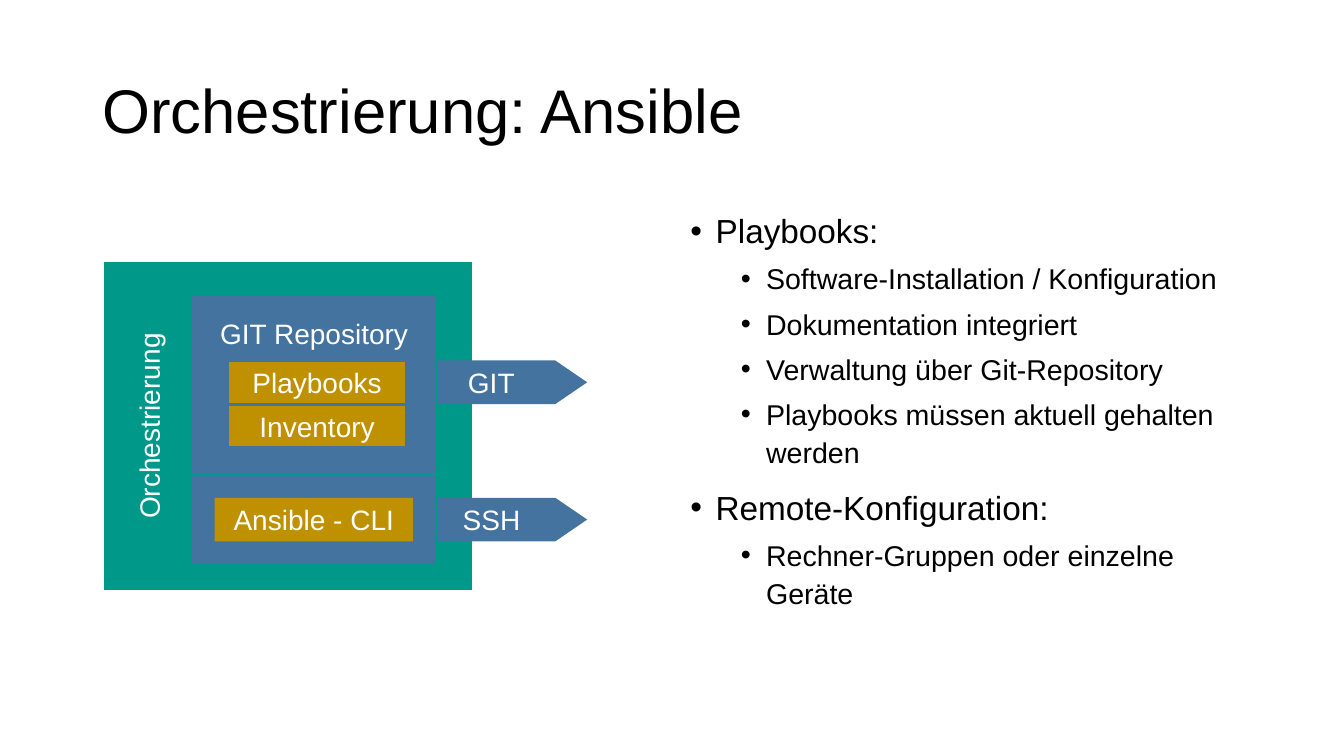
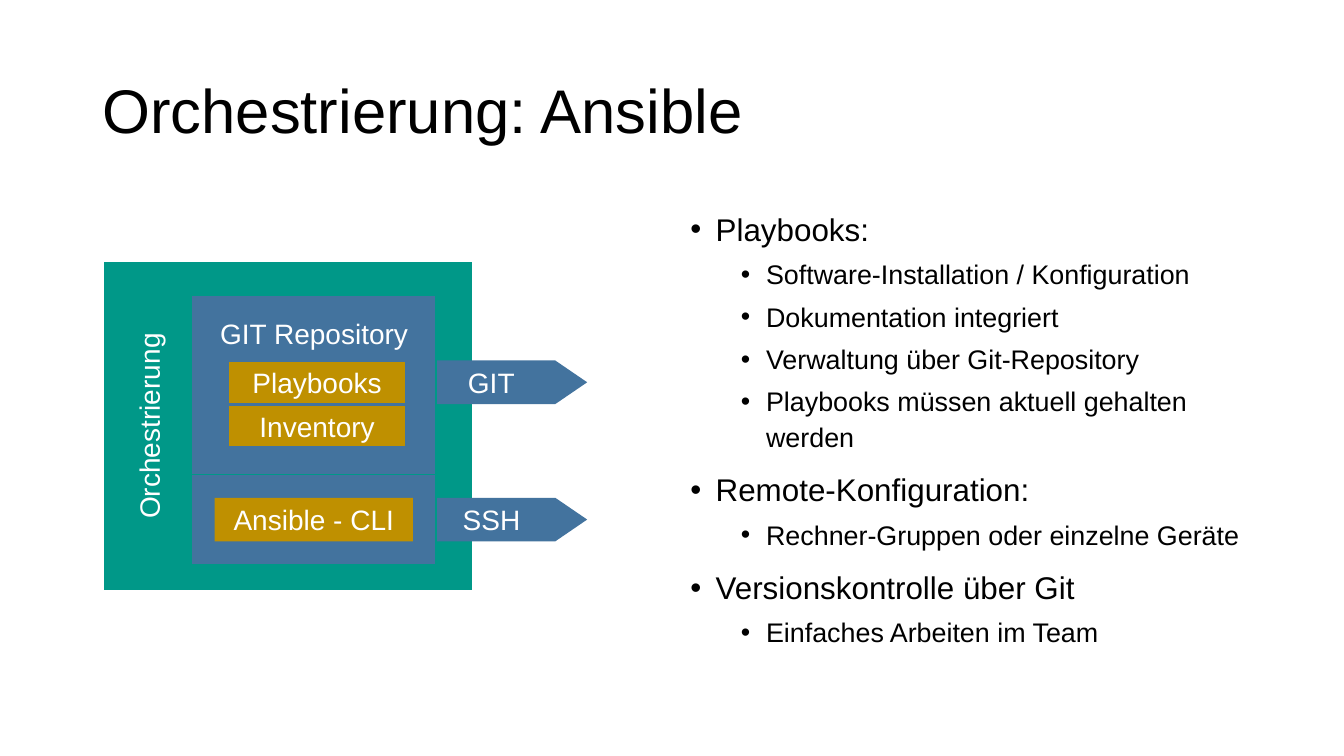
Before and after one commit to MitchiLaser/Pantheon, a slide deck: slide 5 of Roadmap/slides.pptx (slide 3 before the commit). Drawn at 1344x756 pixels with LibreOffice and Linux fonts; fonts in the diff are those of the drawing. Boxes give left, top, right and bottom in pixels: in the first picture for what was removed or moved away, otherwise in the second. Text is boxed around its words. In the diff, an @@ line names an element or a change of style, - is before the commit and + after.

```diff
--- a/Roadmap/slides.pptx
+++ b/Roadmap/slides.pptx
@@ text at (716, 218, 1239, 550): size 23.8 to 22.4 pt in "Playbooks:", "Remote-Konfiguration:"; size 20.4 to 19.2 pt in "Software-Installation / Konfiguration", "Dokumentation integriert", "Verwaltung über Git-Repository", "Playbooks müssen aktuell gehalten werden" and 1 more places; line spacing 1.12 to 1.11 @@
@@ text at (716, 576, 1099, 643): paragraphs added @@
+• Versionskontrolle über Git
+  • Einfaches Arbeiten im Team
```
Also in this commit, not shown: 4 other slides changed, 5 slides added, 1 other file.
